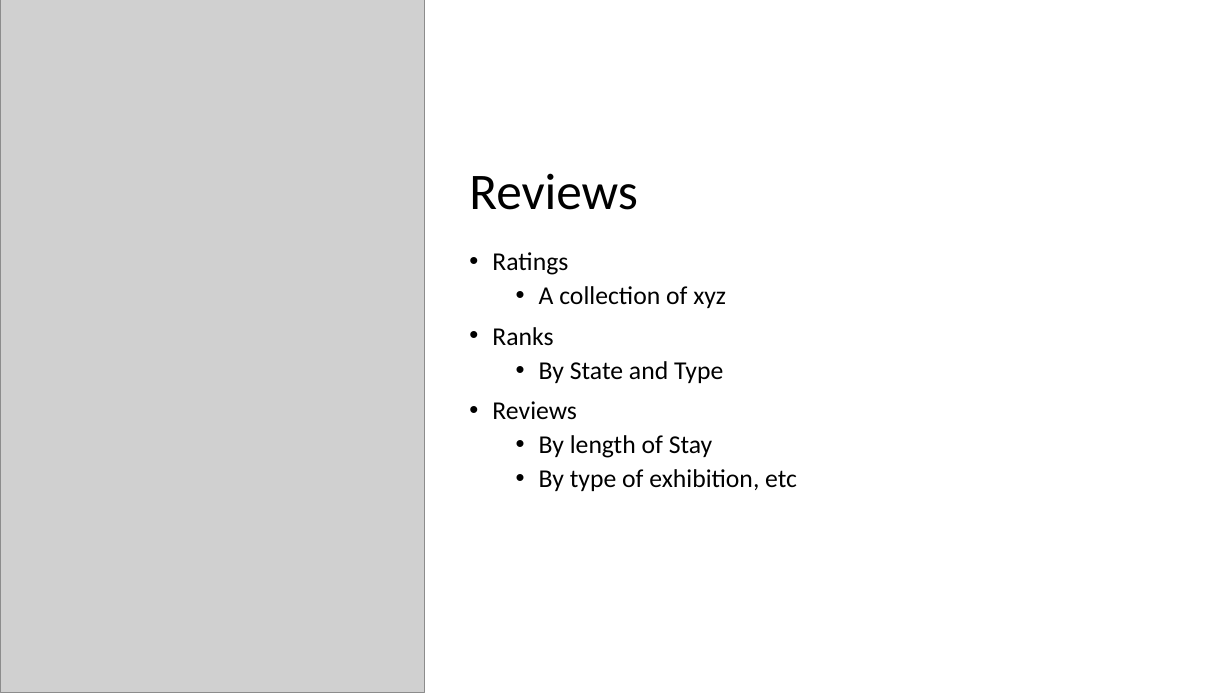
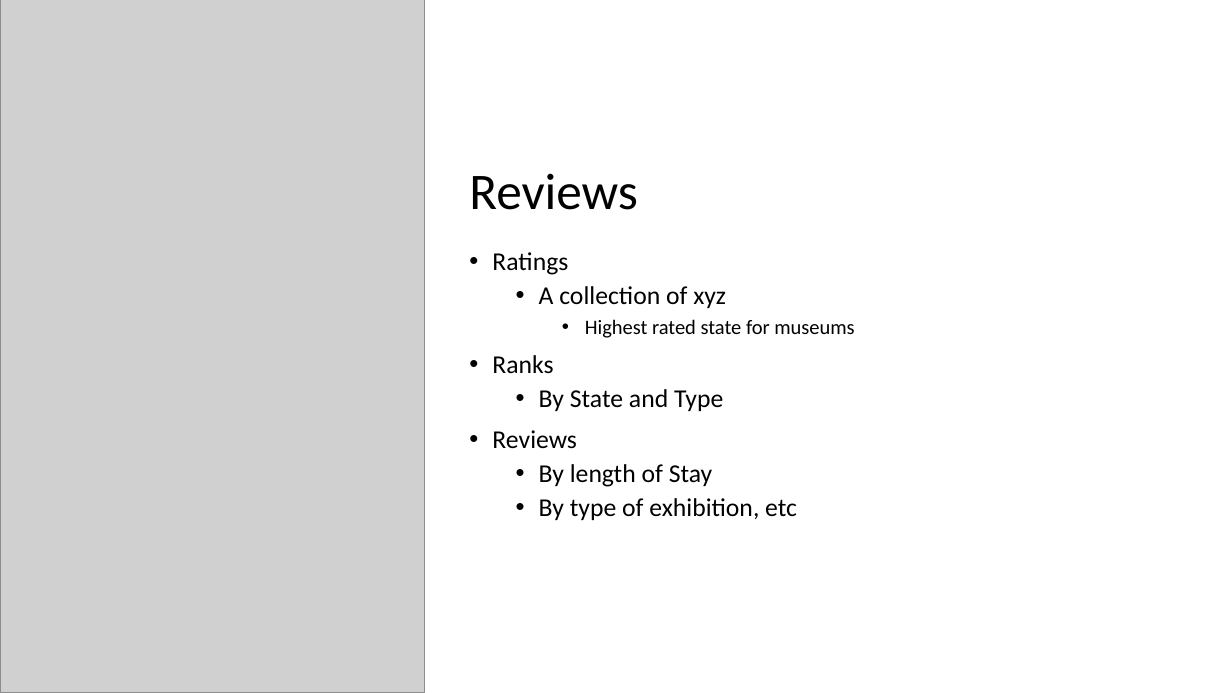
Before and after one commit to JackyUT2023/project3-group8, a slide deck: slide 7 of Project 3 Group 8 - Museums of the United States.pptx. Drawn at 1232x693 pixels with LibreOffice and Linux fonts; fonts in the diff are those of the drawing; grey boxes stand for pictures. Boxes give left, top, right and bottom in pixels: in the first picture for what was removed or moved away, otherwise in the second. Text is boxed around its words. In the diff, an @@ line names an element or a change of style, - is before the commit and + after.

```diff
--- a/Project 3 Group 8 - Museums of the United States.pptx
+++ b/Project 3 Group 8 - Museums of the United States.pptx
@@ text at bbox=[585, 319, 854, 338]: paragraph added @@
+    • Highest rated state for museums
```
Also in this commit, not shown: 5 other slides changed.
